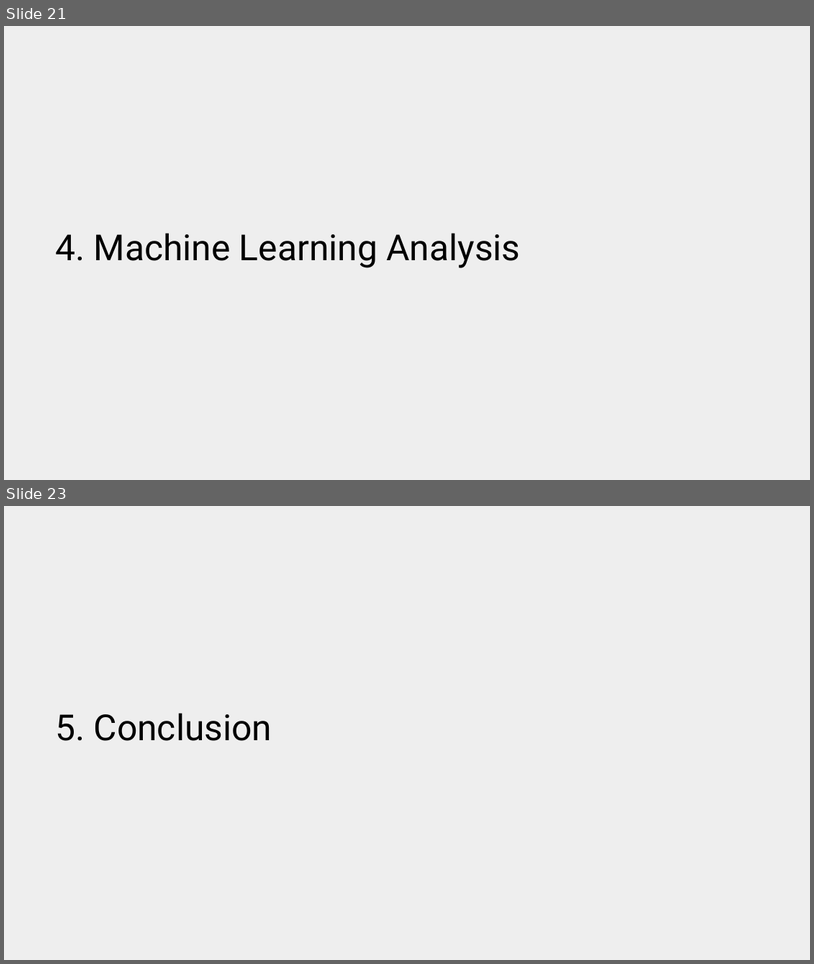
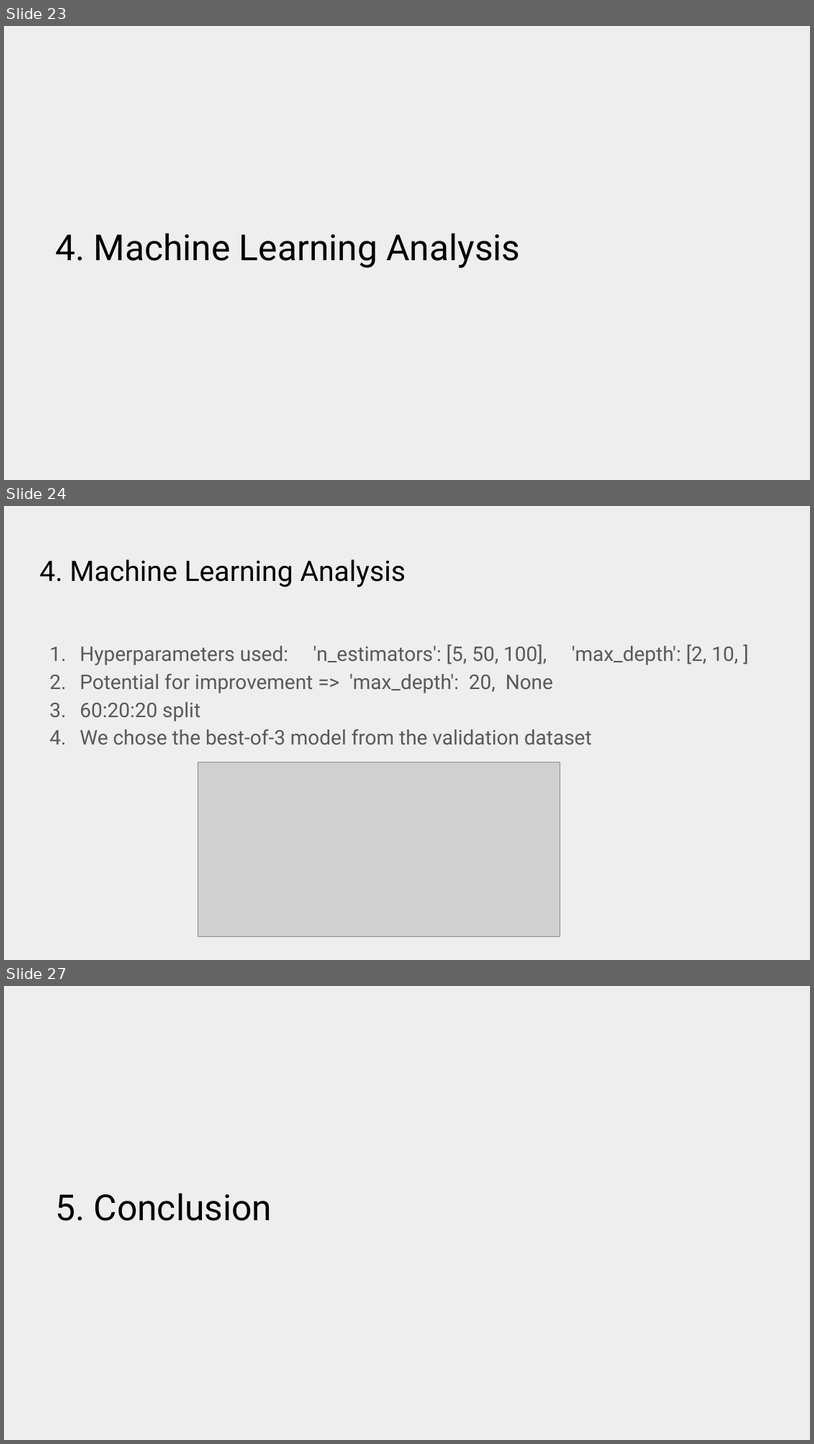
Before and after one commit to Maitha-mo/sampleGuys_final-project_dsml2021, a slide deck: Sample Guys _ Demo Day _ AstroLabs DS ML Bootcamp Oct Nov 2021.pptx. Shown one above the other, each under a label of ours: slides 21 and 23 before the commit, slides 23, 24 and 27 after it; the slides between them are not shown. The pictures are 814x964 and 814x1444 pixels, drawn with LibreOffice and Linux fonts; fonts in the diff are those of the drawing; grey boxes stand for pictures. Boxes give left, top, right and bottom in pixels: in the first picture for what was removed or moved away, otherwise in the second. Text is boxed around its words. In the diff, an @@ line names an element or a change of style, - is before the commit and + after.

```diff
--- a/Sample Guys _ Demo Day _ AstroLabs DS ML Bootcamp Oct Nov 2021.pptx
+++ b/Sample Guys _ Demo Day _ AstroLabs DS ML Bootcamp Oct Nov 2021.pptx
@@ slide 24 added at [4, 506, 810, 960], background #EEEEEE @@
@@ title added at [39, 559, 406, 587], 25.2 pt, text #000000 @@
+4. Machine Learning Analysis
@@ text added at [80, 644, 738, 744], 18 pt, text #595959 @@
+1. Hyperparameters used: 'n_estimators': [5, 50, 100], 'max_depth': [2, 10, ]
+2. Potential for improvement => 'max_depth': 20, None
+3. 60:20:20 split
+4. We chose the best-of-3 model from the validation dataset
@@ picture added at [198, 762, 561, 937] @@
@@ what was slide 21 is now slide 23 @@
@@ what was slide 23 is now slide 27 @@
```
Also in this commit, not shown: 6 slides changed, 18 other slides added, 12 slides removed.
